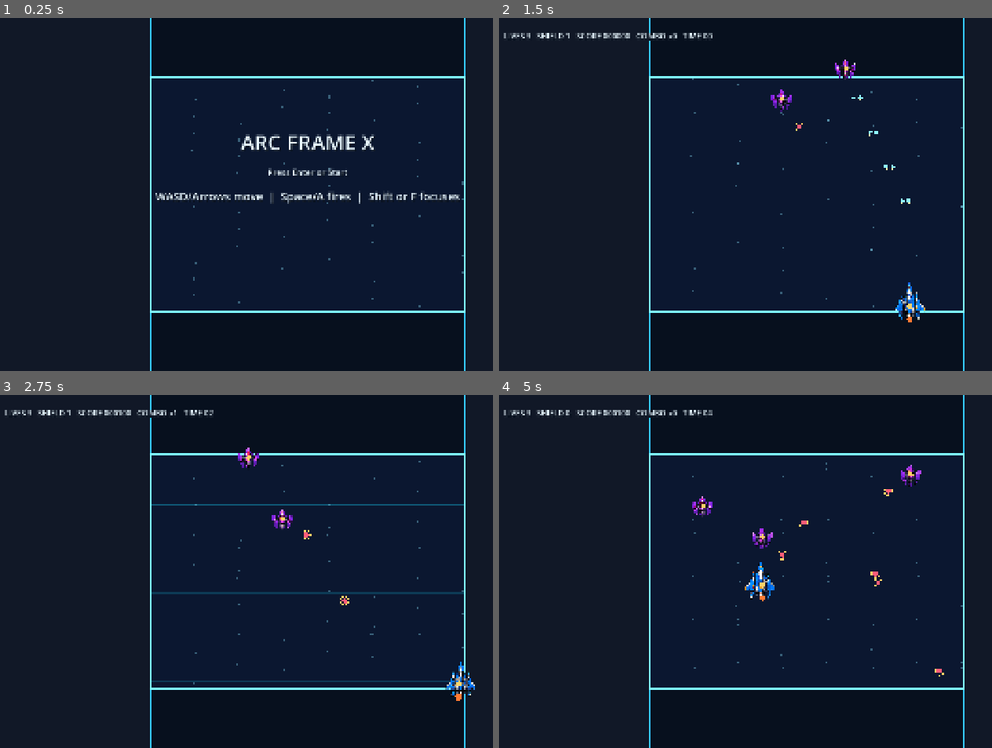
Above: before the commit, frames 1-4 (two rows, left to right).
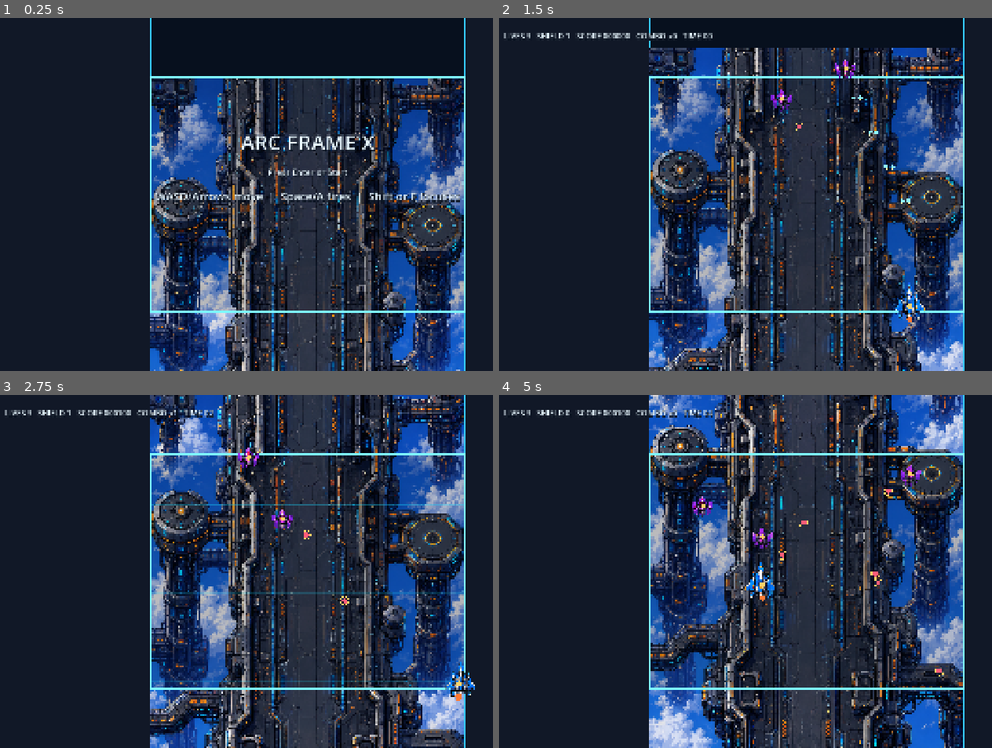
Above: after the commit, the same moments.

Repository: spacelabyelloiw/arcframex
Game: Godot game, scene res://scenes/core/main_game.tscn
Two runs of this game, one before a commit and one after it. Both use one fixed random seed, a clock stepped at 60 frames per second and the inputs below.
Inputs:
- Up to frame 1 (0.25 s): no input
- Up to frame 2 (1.5 s): tap Enter (start_game) at 0.5 s; hold D (move_right) 0.53-1.28 s; hold Space (fire) 0.53-1.28 s; hold S (move_down) from 1.28 s (still down); tap Shift (focus) at 1.35 s
- Up to frame 3 (2.75 s): release S (move_down) at 2.03 s; hold D (move_right) from 2.03 s (still down); tap Enter (start_game) at 2.1 s
- Up to frame 4 (5 s): release D (move_right) at 2.78 s; hold W (move_up) 2.78-3.53 s; tap F at 2.85 s; hold Space (fire) 3.53-4.28 s; hold A (move_left) from 3.53 s (still down); tap Shift (focus) at 4.35 s

The runs differ from the first frame. In frame 1, 34% of the frame differs, in the area x 30-95%, y 17-100%; in frame 2, 39%; in frame 3, 43%, in the area x 30-95%, y 0-100%; in frame 4, 42%.

Commit message:
Add scrolling sky arc background

Diff:
--- a/scripts/core/main_game.gd
+++ b/scripts/core/main_game.gd
@@ -18,6 +18,7 @@
 var choir_drone_texture: Texture2D = preload("res://assets/art/enemies/spr_choir_drone.png")
 var needle_runner_texture: Texture2D = preload("res://assets/art/enemies/spr_needle_runner.png")
 var boss_texture: Texture2D = preload("res://assets/art/bosses/spr_null_relay_seraph.png")
+var sky_arc_background_texture: Texture2D = preload("res://assets/art/backgrounds/bg_sky_arc_breach.png")
 
 var game_state := "title"
 var player_pos := Vector2.ZERO
@@ -572,11 +573,28 @@
 
 
 func _draw_playfield() -> void:
-	draw_rect(PLAYFIELD, Color("#0b1730"))
+	_draw_scrolling_background()
 	for i in range(10):
 		var y := PLAYFIELD.position.y + fmod(stage_time * 70.0 + i * 90.0, PLAYFIELD.size.y)
 		draw_line(Vector2(PLAYFIELD.position.x, y), Vector2(PLAYFIELD.end.x, y), Color(0.1, 0.85, 1.0, 0.18), 1.0)
 	draw_rect(PLAYFIELD, Color("#7df9ff"), false, 3.0)
+
+
+func _draw_scrolling_background() -> void:
+	if sky_arc_background_texture == null:
+		draw_rect(PLAYFIELD, Color("#0b1730"))
+		return
+
+	var bg_height := PLAYFIELD.size.x * float(sky_arc_background_texture.get_height()) / float(sky_arc_background_texture.get_width())
+	var scroll := fmod(stage_time * 88.0, bg_height)
+	var bg_size := Vector2(PLAYFIELD.size.x, bg_height)
+	var first_y := PLAYFIELD.position.y - scroll
+	while first_y > PLAYFIELD.position.y:
+		first_y -= bg_height
+	for i in range(3):
+		var dst := Rect2(Vector2(PLAYFIELD.position.x, first_y + bg_height * float(i)), bg_size)
+		draw_texture_rect(sky_arc_background_texture, dst, false)
+	draw_rect(PLAYFIELD, Color(0.02, 0.05, 0.09, 0.18))
 
 
 func _draw_stars() -> void:
Binary file added: assets/art/backgrounds/bg_sky_arc_breach.png
Not shown, added: assets/art/bosses/spr_null_relay_seraph.png.import
Not shown, added: assets/art/enemies/spr_choir_drone.png.import
Not shown, added: assets/art/enemies/spr_needle_runner.png.import
Not shown, added: assets/art/player/spr_player_ship_base.png.import
Not shown, added: assets/art/source_sprite_sheet.png.import
Not shown, changed: docs/ASSET_LOG.md
Not shown, changed: docs/PLAYTEST.md
